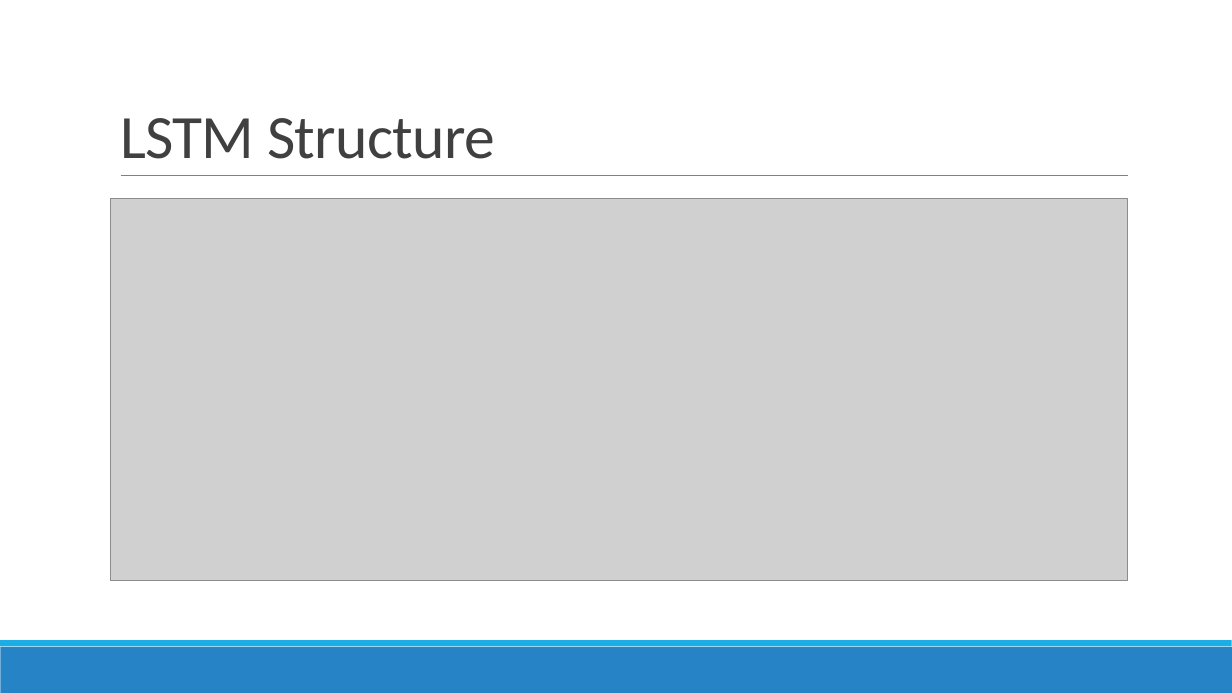
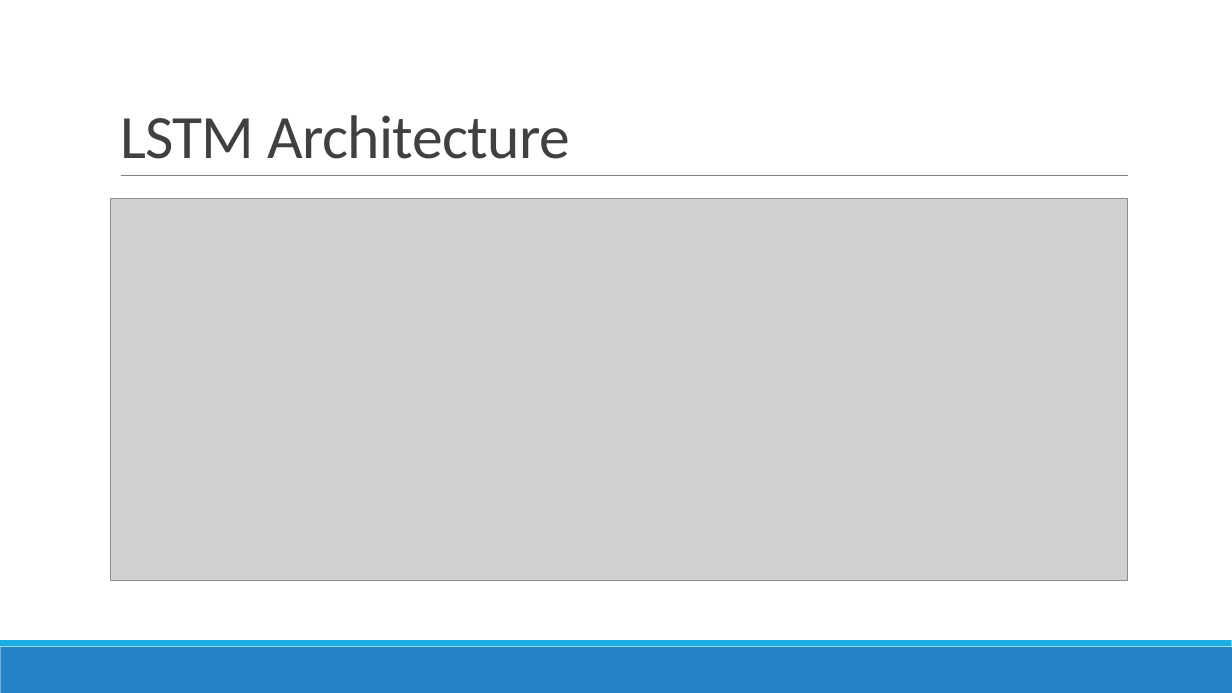
Before and after one commit to kshitijyelpale/LFD-Application-of-NN-in-LSTM, a slide deck: slide 6 of Documentation/LSTM Presentation.pptx (slide 4 before the commit). Drawn at 1232x693 pixels with LibreOffice and Linux fonts; fonts in the diff are those of the drawing; grey boxes stand for pictures. Boxes give left, top, right and bottom in pixels: in the first picture for what was removed or moved away, otherwise in the second. Text is boxed around its words. In the diff, an @@ line names an element or a change of style, - is before the commit and + after.

```diff
--- a/Documentation/LSTM Presentation.pptx
+++ b/Documentation/LSTM Presentation.pptx
@@ title at [120, 115, 570, 159]: text changed @@
-LSTM Structure
+LSTM Architecture
```
Also in this commit, not shown: 3 other slides changed, 10 slides added, 1 slide removed.
